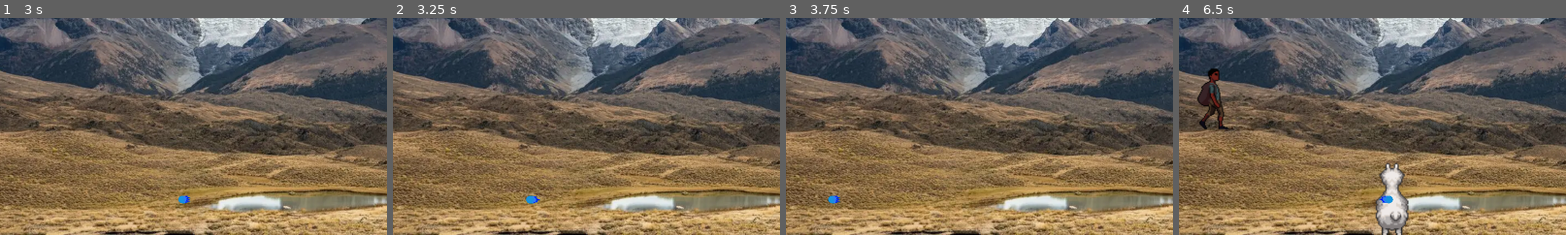
Above: before the commit, frames 1-4 (left to right).
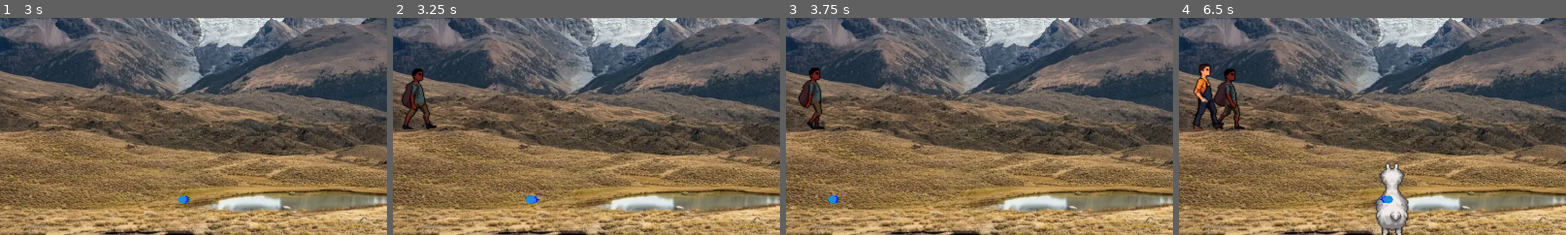
Above: after the commit, the same moments.

Repository: FabienSchmitt/Split
Game: Godot game, scene res://scenes/main/level1.tscn
Same seed, same stepped clock (60 frames per second), same inputs: the game is played once before the commit and once after it. The project has no main scene, so this scene is started directly. Sound files missing from this copy of the repository are replaced by a short silence.
Inputs:
- Up to frame 1 (3 s): tap Enter at 0.5 s; hold D (p1_move_right) 0.53-1.28 s; tap Space (p1_shoot) every 0.75 s from 0.6 to 2.85 s; hold A (p1_move_left) 1.28-2.03 s; hold D (p1_move_right) 2.03-2.78 s; hold W (p1_move_up) from 2.78 s (still down)
- Up to frame 2 (3.25 s): keep holding W (p1_move_up)
- Up to frame 3 (3.75 s): release W (p1_move_up) at 3.53 s; hold A (p1_move_left) from 3.53 s (still down); tap Space (p1_shoot) at 3.6 s
- Up to frame 4 (6.5 s): tap Space (p1_shoot) at 4.35, 5.1, 5.85 s; release A (p1_move_left) at 5.78 s; hold D (p1_move_right) from 5.78 s (still down)
The pictures show only the part of the screen within x 4-54%, y 50-100%; the shares and areas given below are measured in that part.

Frame 1 is identical in both runs. In frame 2, 1.1% of the frame differs, in the area x 2-12%, y 23-52%; in frame 3, 1.0%; in frame 4, 2.4%, in the area x 3-18%, y 20-52%.

Commit message:
Working score label on hit

Diff:
--- a/scenes/main/level1.tscn
+++ b/scenes/main/level1.tscn
@@ -35,6 +35,9 @@
 position = Vector2(-820, 277)
 tourists_max = 3
 
+[node name="PopTimer" parent="Tourists/Bottom_left/TouristSpawnPoint" index="0" unique_id=925535427]
+wait_time = 6.300000000000001
+
 [node name="StaticBody2D" type="StaticBody2D" parent="Tourists/Bottom_left" unique_id=461308304]
 position = Vector2(-828, 290)
 collision_layer = 2
@@ -51,6 +54,9 @@
 tourist_scale = Vector2(0.3, 0.3)
 tourist_speed = 10.0
 tourists_max = 2
+
+[node name="PopTimer" parent="Tourists/Up_center/TouristSpawnPoint" index="0" unique_id=925535427]
+wait_time = 9.7
 
 [node name="StaticBody2D" type="StaticBody2D" parent="Tourists/Up_center" unique_id=1633312398]
 position = Vector2(-291, 10)
--- a/scripts/gameplay/tourist.gd
+++ b/scripts/gameplay/tourist.gd
@@ -10,6 +10,7 @@
 @onready var ray_cast_left : RayCast2D= %RayCastLeft
 @export var flash_scene: PackedScene
 @onready var sprite : AnimatedSprite2D = %AnimatedSprite2D
+@onready var score_label : Label = $ScoreLabel
 
 
 var tourist_number := "1"
@@ -99,7 +100,11 @@
 
 func _has_been_hit() -> void :
 	print("has been hit")
-	EventBus.player_score_added.emit(1)
+	var score = 10
+	score_label.visible = true
+	score_label.text = "+" + str(score)
+	EventBus.player_score_added.emit(score)
+	get_tree().create_timer(1).timeout.connect(func(): score_label.visible = false)
 	life_component.take_damage()
 
 func disable_collisions() -> void:
--- a/scripts/level_1.gd
+++ b/scripts/level_1.gd
@@ -6,5 +6,5 @@
 # Called when the node enters the scene tree for the first time.
 func _ready() -> void:
 	# create timers to enable the TSP after a delay
-	get_tree().create_timer(5.0).timeout.connect(func (): TSP_Bottom_Left.enable_spawning())
-	get_tree().create_timer(10.0).timeout.connect(func (): TSP_Up_Center.enable_spawning())
+	get_tree().create_timer(3.0).timeout.connect(func (): TSP_Bottom_Left.enable_spawning())
+	get_tree().create_timer(8.7).timeout.connect(func (): TSP_Up_Center.enable_spawning())
